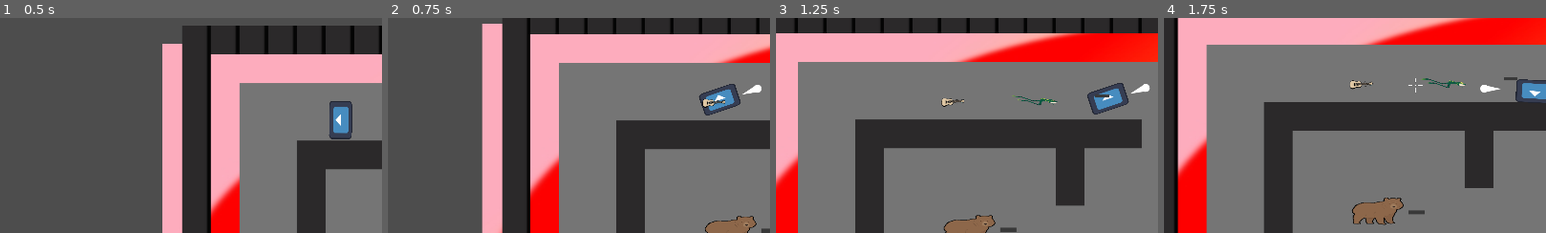
Above: before the commit, frames 1-4 (left to right).
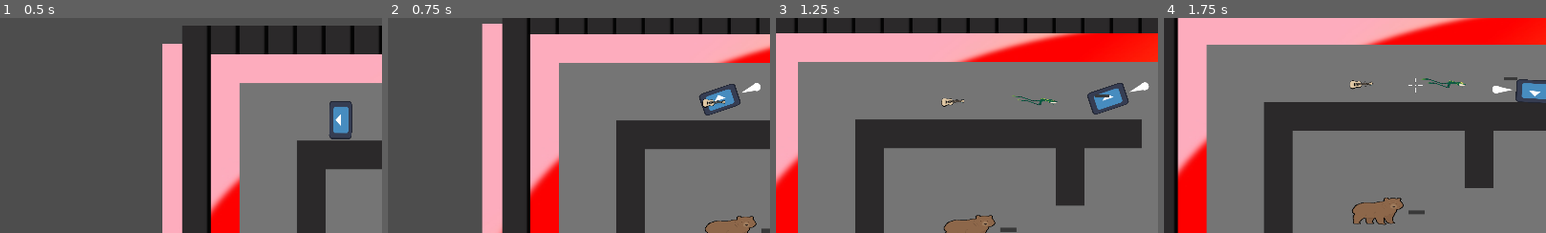
Above: after the commit, the same moments.

Repository: jceja3936/Speedial-Phoenix
Game: Godot game, scene res://scenes/Lvl1.tscn
Two runs of this game, one before a commit and one after it. Both use one fixed random seed, a clock stepped at 60 frames per second and the inputs below. The engine's default icon, where the game draws it, is replaced by a stand-in: a white triangle on a blue panel in a dark square.
Inputs (mouse positions are % of the whole screen's width and height, from its top left):
- Up to frame 1 (0.5 s): no input
- Up to frame 2 (0.75 s): move the mouse to (72, 45) at 0.52 s; press the mouse at (72, 45) at 0.53 s; hold Right (Right) from 0.53 s (still down)
- Up to frame 3 (1.25 s): keep holding Right (Right)
- Up to frame 4 (1.75 s): move the mouse to (30, 55) at 1.27 s; release Right (Right) at 1.28 s; release the mouse at (30, 55) at 1.28 s; hold S (Down) from 1.28 s (still down); tap Shift (Drop) at 1.35 s; click (30, 55) at 1.55 s
The pictures show only the part of the screen within x 5-55%, y 40-90%; the shares and areas given below are measured in that part.

Frame 1 is identical in both runs. In frame 2, 0.1% of the frame differs, in the area x 92-98%, y 30-36%; in frame 3, 0.1%; in frame 4, 0.2%, in the area x 82-92%, y 31-36%.

Commit message:
Last bug fix for tonight (probably)
Commit of shame (Bug I forgot to fix in last patch)

Diff:
--- a/speedialChicago/hun.gd
+++ b/speedialChicago/hun.gd
@@ -32,12 +32,13 @@
 		ammo -= 1
 		get_node("/root/Lvl1/Camera2D/AmAm").text = "Ammo:" + str(ammo)
 
-	print(canFire)
 	if Input.is_action_pressed("shoot") and !gunPickedUp and canFire:
 		punching = true
 		wait(1)
+		canFire = false
+		texture = punchTexture
+		offset = Vector2(-20, 0).rotated(get_angle_to(get_global_mouse_position()))
 		Manager.playSound("pSound", global_position)
-
 
 	if Input.is_action_just_pressed("Drop") and gunPickedUp:
 		dropWeapon(gunType)
@@ -48,9 +49,6 @@
 		melee()
 
 func melee():
-	canFire = false
-	texture = punchTexture
-	offset = Vector2(-20, 0).rotated(get_parent().rotation)
 	for i in range(hitBox.get_collision_count()):
 		var collider = hitBox.get_collider(i)
 		if hitBox.is_colliding():
